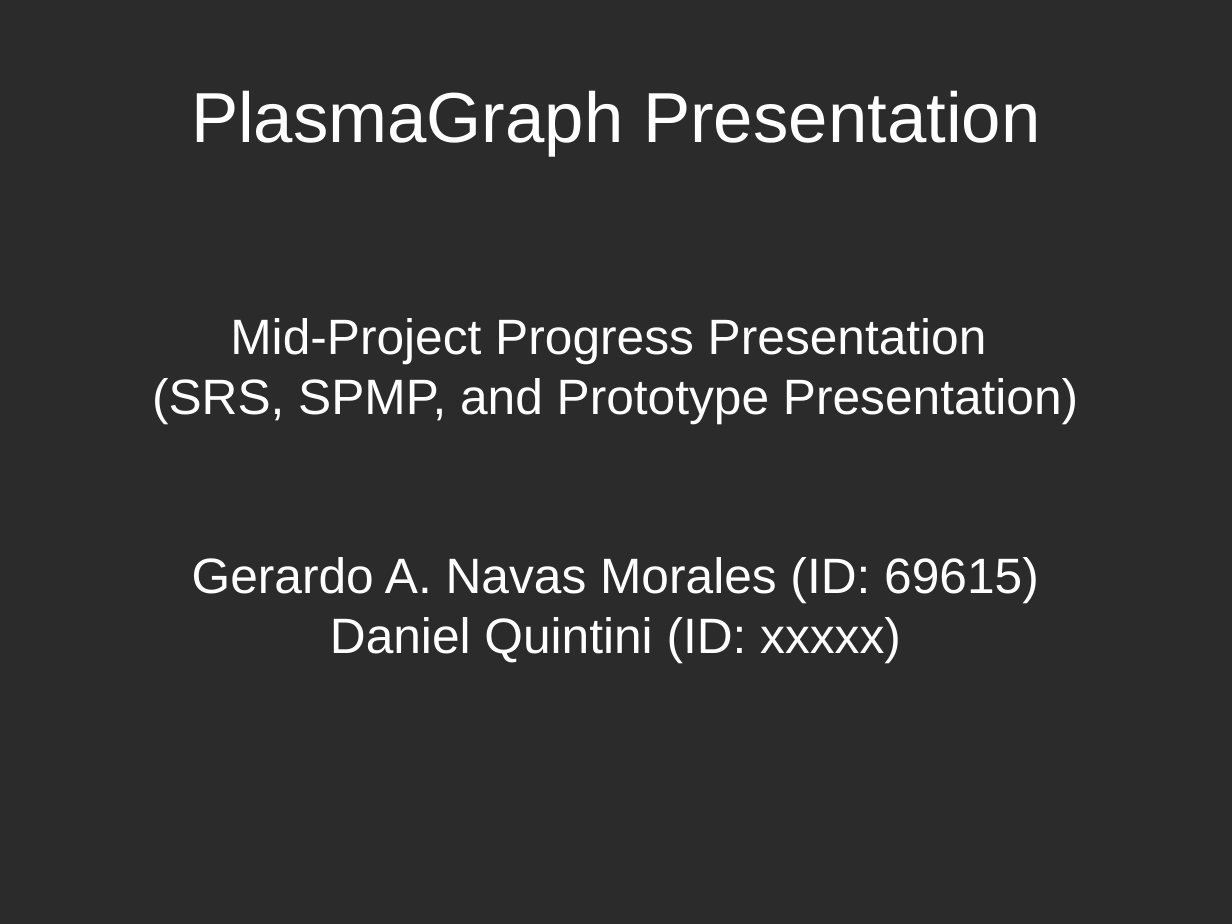
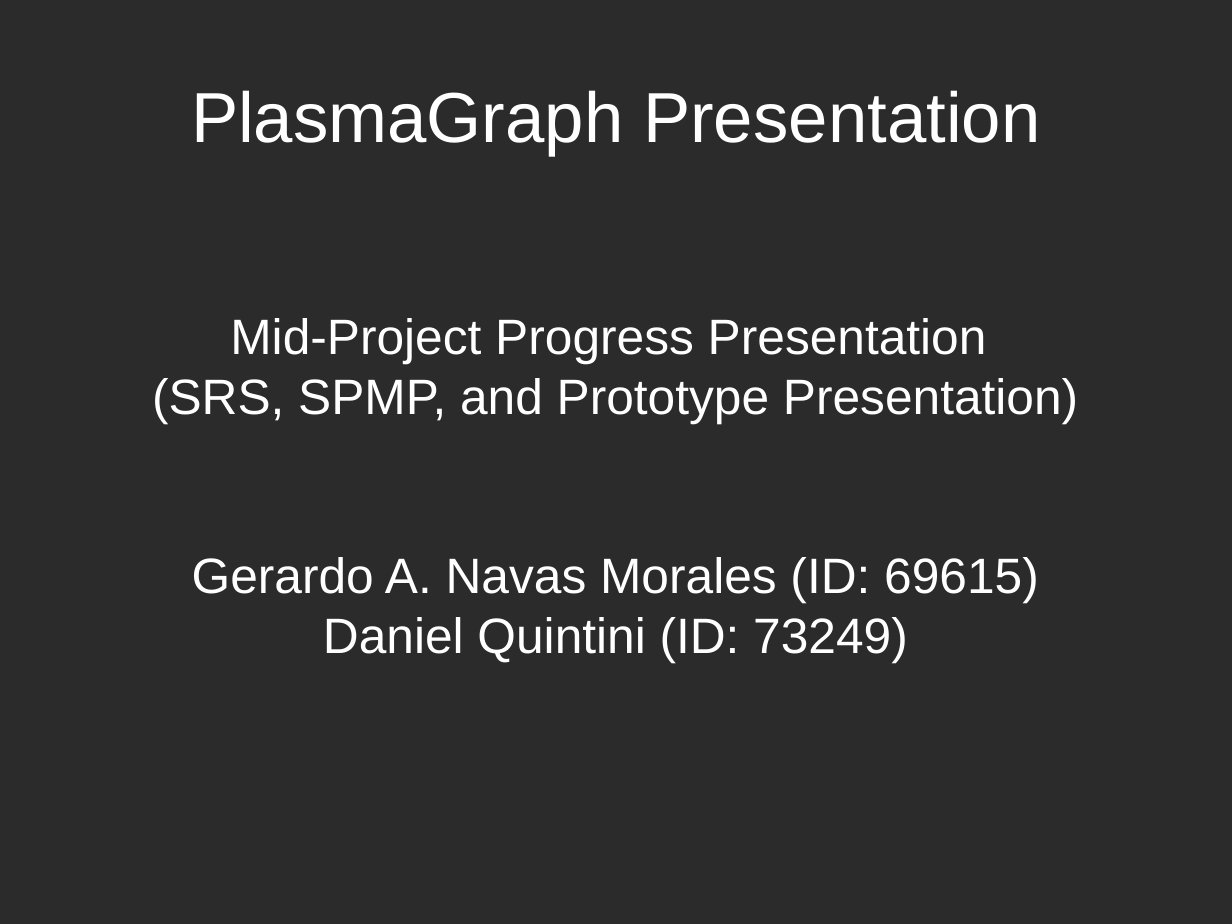
Before and after one commit to plasmavisgroup/PlasmaGraph, a slide deck: slide 1 of specs/Presentaciones/Presentacion de Mitad/Mid-Project Presentation.odp. Drawn at 1232x924 pixels with LibreOffice and Linux fonts; fonts in the diff are those of the drawing; background and template pictures are left out; a plain dark background stands for a picture behind light text. Boxes give left, top, right and bottom in pixels: in the first picture for what was removed or moved away, otherwise in the second. Text is boxed around its words. In the diff, an @@ line names an element or a change of style, - is before the commit and + after.

Commit message:
Uploading full presentation and graphing fix to temporary data graping failures.

```diff
--- a/specs/Presentaciones/Presentacion de Mitad/Mid-Project Presentation.odp
+++ b/specs/Presentaciones/Presentacion de Mitad/Mid-Project Presentation.odp
@@ subtitle at (323,617,908,662): text changed @@
-Daniel Quintini (ID: xxxxx)
+Daniel Quintini (ID: 73249)
```
Also in this commit, not shown: 2 other slides changed, 4 slides added, 2 slides removed, 17 other files.
